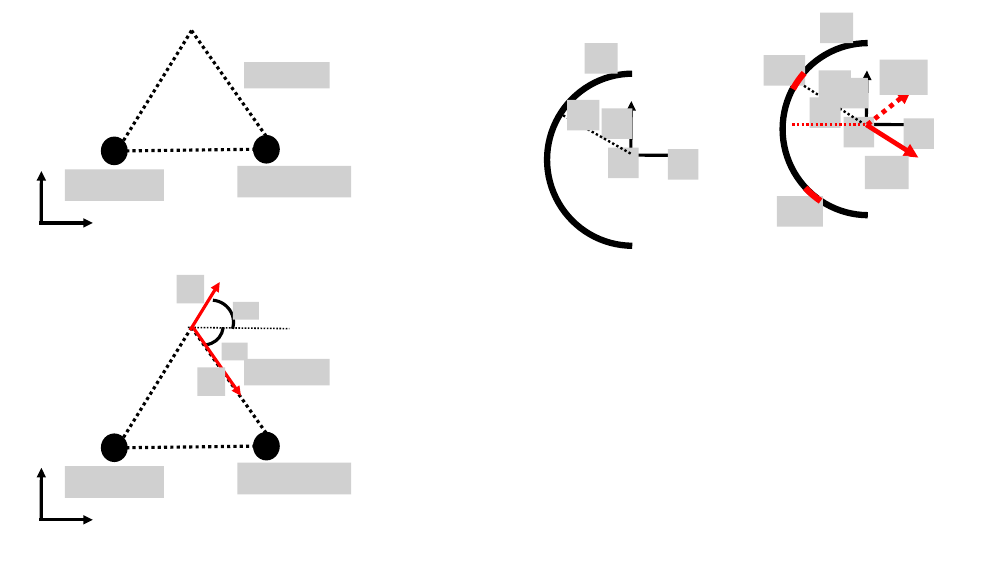
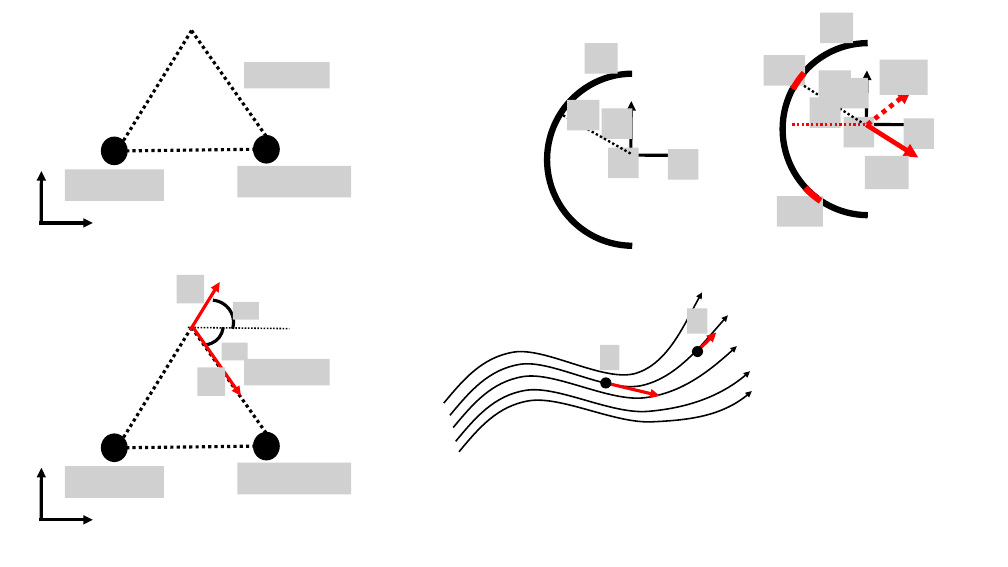
Before and after one commit to OSTP/PhysicsArtofModelling, a slide deck: slide 4 of tex/figures/ChargesFields/Figures.pptx. Drawn at 1008x567 pixels with LibreOffice and Linux fonts; fonts in the diff are those of the drawing; grey boxes stand for pictures; background and template pictures are left out. Boxes give left, top, right and bottom in pixels: in the first picture for what was removed or moved away, otherwise in the second. Text is boxed around its words. In the diff, an @@ line names an element or a change of style, - is before the commit and + after.

```diff
--- a/tex/figures/ChargesFields/Figures.pptx
+++ b/tex/figures/ChargesFields/Figures.pptx
@@ group added at (444, 293, 752, 451): 5 freeform shapes, 2 arrows, 2 ellipses, 2 pictures @@
```
Also in this commit, not shown: 1 other slide changed, 2 slides added, 2 slides removed, 7 other files.
